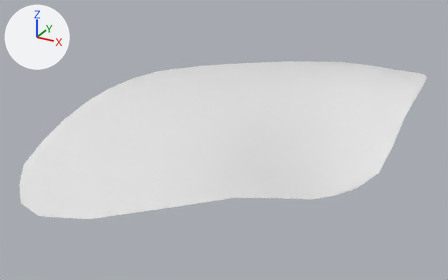
The Blender file HiddenHarmony/Assets/Models/Hub/Terrain/subwooferDenCover.blend as it was, and as the next commit left it.
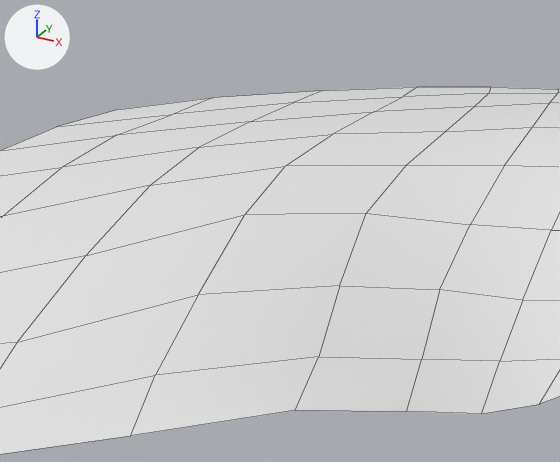
Old and new are each drawn whole from a camera (50 mm lens) standing at (-53.0, -505.0, 79.0) and looking at (-185.0, -264.0, -42.0) and again close up on the part from 24% to 77% of the width and 9% to 78% of the height. The axes (+X, +Y, +Z) are drawn at upper left. The lights are the same throughout. The close-ups show mesh edges as thin lines.
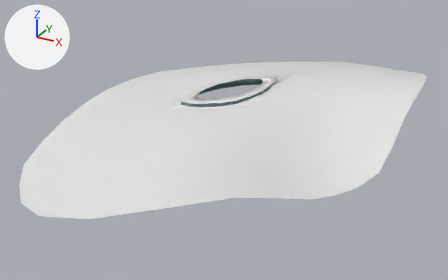
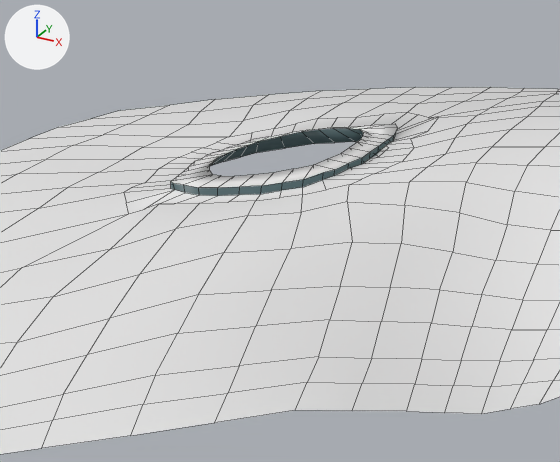
Where the change shows, as pixel boxes [x1, y1, x2, y2] in the close-ups (560 x 462 px):
part 1 of me_plane, built on: before [0, 87, 560, 375]; after [0, 87, 560, 449]

The change, as a list of edits to the scene's bpy script:
```text
Add mat_material:
    mat_material = principled_material('Material')
    mat_material.base_color = (0.8, 0.8, 0.8)  # white #e7e7e7
    mat_material.roughness = 0.4
Add mat_material_002:
    mat_material_002 = bpy.data.materials.new('Material.002')
    # nodes: BsdfPrincipled, OutputMaterial, RGB
    # colours: dark cyan #51676b
Change me_plane:
    used by ob_plane; location = (-186.7, -265.7, -29.3); scale = (53.6, 53.6, 53.6)
    remove me_plane.from_pydata(...)  # 81 vertices, 64 faces; spans x -1.15..1.46, y -1.91..2.26, z -0.3..0.16
    add me_plane.from_pydata(...)  # 419 vertices, 362 faces; spans x -1.15..1.46, y -1.91..2.26, z -0.3..0.16
    me_plane part 1: 9 vertices moved from x -1.12..0.67, y -0.19..1.8, z 0.04..0.14 to x -1.13..0.76, y -0.29..1.86, z 0.01..0.13; 20 vertices removed from x -1.03..0.69, y -0.74..1.95, z -0.04..0.16; 358 vertices added at x -1.14..1.45, y -1.88..2.23, z -0.29..0.16
    add me_plane.materials.append(mat_material)  # white #e7e7e7
    add me_plane.materials.append(mat_material_002)
```
